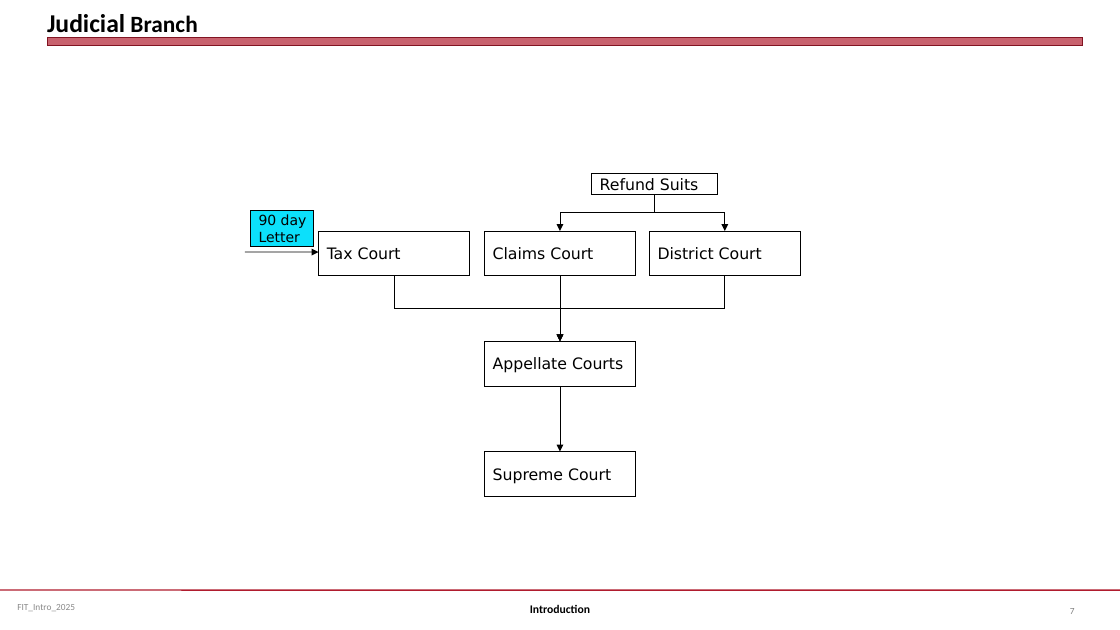
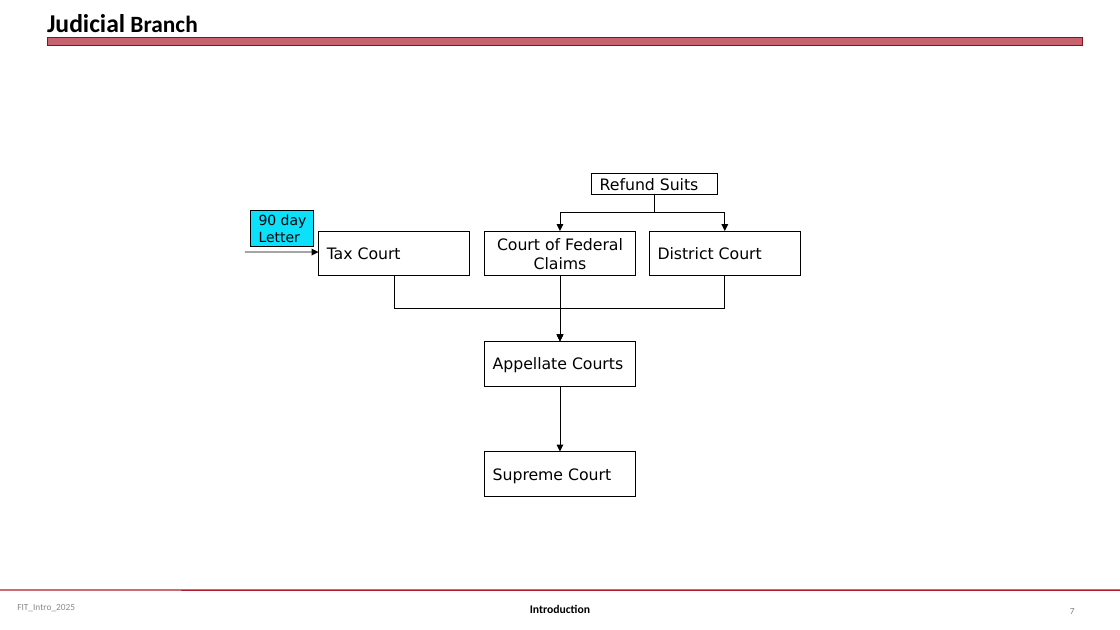
Before and after one commit to jmc877/Fed-Income-Tax, a slide deck: slide 7 of slides/FIT_Intro_2025S.pptx. Drawn at 1120x630 pixels with LibreOffice and Linux fonts; fonts in the diff are those of the drawing. Boxes give left, top, right and bottom in pixels: in the first picture for what was removed or moved away, otherwise in the second. Text is boxed around its words. In the diff, an @@ line names an element or a change of style, - is before the commit and + after.

```diff
--- a/slides/FIT_Intro_2025S.pptx
+++ b/slides/FIT_Intro_2025S.pptx
@@ text in rectangle at [497, 238, 623, 270]: text changed @@
-Claims Court
+Court of Federal Claims
```
Also in this commit, not shown: 2 other slides changed, 2 other files.
